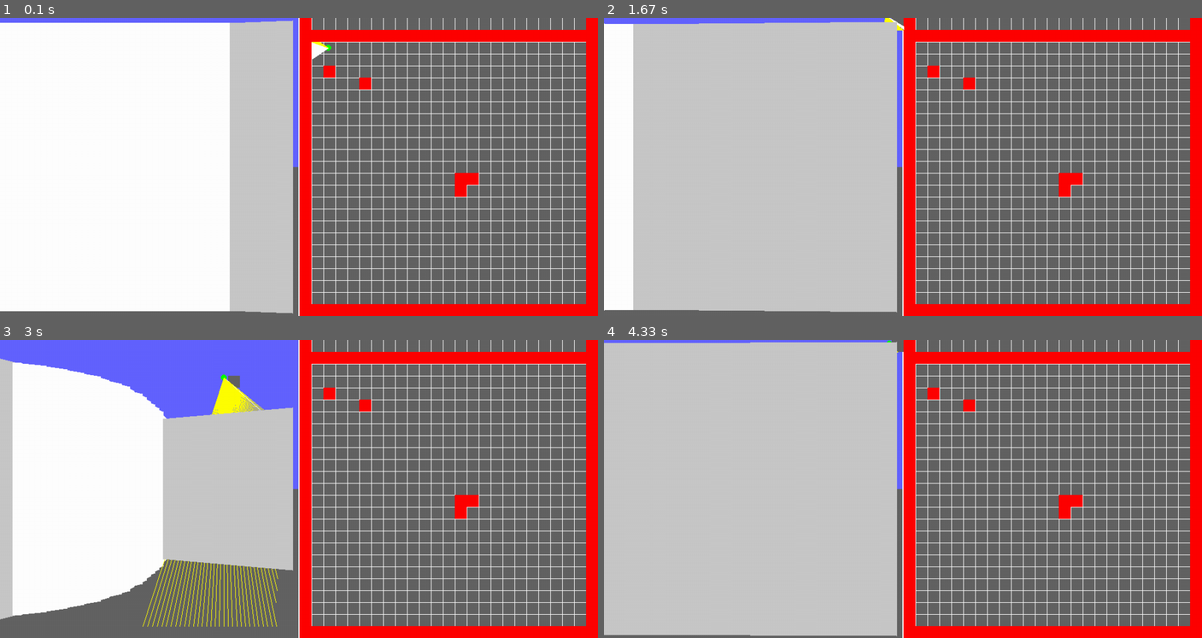
Above: before the commit, frames 1-4 (two rows, left to right).
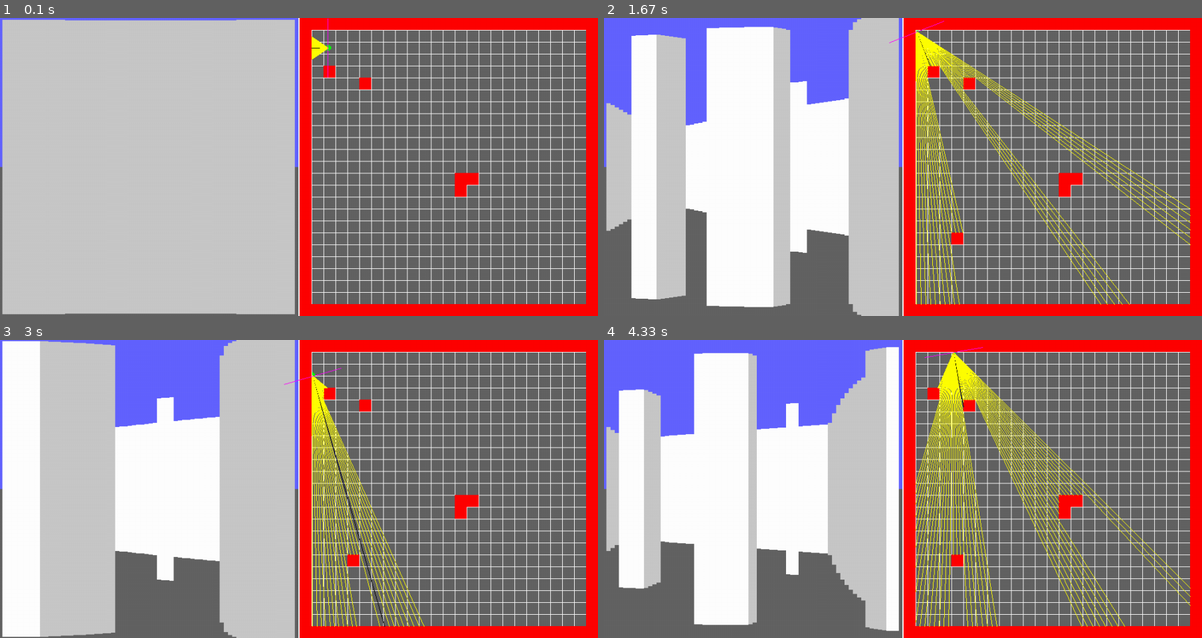
Above: after the commit, the same moments.

Repository: B8its/Pygame-Raycaster
Game: pygame game, started from main.py
The game is run twice, just before and just after one commit, with the same random seed, the same clock (stepped at 60 frames per second) and the same inputs.
Inputs (mouse positions are in pixels of both pictures, inside the frame that each line leads up to):
- Up to frame 1 (0.1 s): no input
- Up to frame 2 (1.67 s): hold Q 0.33-0.8 s; hold D 0.33-0.8 s; press the mouse at (759, 169) at 0.87 s; move the mouse to (861, 199) at 0.97 s; release the mouse at (962, 232) at 1.1 s; hold Q 1.17-1.63 s; hold D 1.17-1.63 s; move the mouse to (717, 122) at 1.2 s
- Up to frame 3 (3 s): hold D 1.67-2.13 s; tap E at 1.82 s; hold W 2.17-2.47 s; hold D 2.5-2.97 s
- Up to frame 4 (4.33 s): hold A 3-3.53 s; tap E at 3.15 s; hold S 3.57-3.87 s; hold A 3.9-4.3 s

The runs differ from the first frame. In frame 1, 42% of the frame differs, in the area x 0-98%, y 0-100%; in frame 2, 41%; in frame 3, 36%; in frame 4, 47%, in the area x 0-99%, y 0-100%.

Commit message:
Update main.py
Removed the nice no fish eye raycaster because of object problems. It would be easier to completely rework the raycaster and fix it. 
Added basic basic collision, which has sticky collision. 
Will add enemies now.

Diff:
--- a/main.py
+++ b/main.py
@@ -22,10 +22,19 @@
         self.lvl1[14,13] = 1
     def addborder(self, lvl): #adds a border to the level, turning all the 0s on the outside to 1s.
         for i in range(0, 25):
-            lvl[i,1] = 1
+            lvl[i,0] = 1
             lvl[0,i] = 1
             lvl[24,i] = 1
             lvl[i,24] = 1
+    def drawlvl(self):
+        clicked = pygame.mouse.get_pressed()
+        mpos = [pygame.mouse.get_pos()[0], pygame.mouse.get_pos()[1]]
+        mpos[0] -= 502
+        gmpos = [int(mpos[0]/20), int(mpos[1]/20)]
+        if self.lvl1[gmpos[0], gmpos[1]] >= 1:
+            self.lvl1[gmpos[0], gmpos[1]] = 0
+        else:
+            self.lvl1[gmpos[0], gmpos[1]] = 1
 
 class plan: #Class for managing most of the 2d aspects.
 
@@ -93,66 +102,68 @@
         elif self.angle <= 0:
             self.angle = 360
 
-    def DirectionalMovement(self):
-        pygame.mouse.set_visible(False)
-        mousex = 0
-        pygame.mouse.set_pos((250,250))
-        mousex = pygame.mouse.get_pos()[0]-250
-        pygame.mouse.set_pos((250,250))
-        self.angle+=mousex/10
+    def DirectionalMovement(self, lvl):
+        # pygame.mouse.set_visible(False)
+        # mousex = 0
+        # pygame.mouse.set_pos((250,250))
+        # mousex = pygame.mouse.get_pos()[0]-250
+        # pygame.mouse.set_pos((250,250))
+        # self.angle+=mousex/10
         key = pygame.key.get_pressed()
         Hdist = 0
+        predist = [self.x-502, self.y]
         if key[pygame.K_w]:
             Hdist = 2
+
             if self.angle <= 180:
                 Xdist = math.cos(numpy.radians(self.angle-90))*Hdist
                 Ydist = math.sin(numpy.radians(self.angle-90))*Hdist
-                self.x+=Xdist
-                self.y+=Ydist
+                predist[0]+=Xdist
+                predist[1] +=Ydist
             elif self.angle > 180:
                 Xdist = math.cos(numpy.radians(self.angle-270))*Hdist
                 Ydist = math.sin(numpy.radians(self.angle-270))*Hdist
-                self.x-=Xdist
-                self.y-=Ydist
+                predist[0]-=Xdist
+                predist[1]-=Ydist
 
         if key[pygame.K_s]:
             Hdist = 2
             if self.angle <= 180:
                 Xdist = math.cos(numpy.radians(self.angle-90))*Hdist
                 Ydist = math.sin(numpy.radians(self.angle-90))*Hdist
-                self.x-=Xdist
-                self.y-=Ydist
+                predist[0]-=Xdist
+                predist[1]-=Ydist
             elif self.angle > 180:
                 Xdist = math.cos(numpy.radians(self.angle-270))*Hdist
                 Ydist = math.sin(numpy.radians(self.angle-270))*Hdist
-                self.x+=Xdist
-                self.y+=Ydist
+                predist[0]+=Xdist
+                predist[1]+=Ydist
 
         if key[pygame.K_d]:
             Hdist = 2
             if self.angle <= 180:
                 Xdist = math.cos(numpy.radians(self.angle))*Hdist
                 Ydist = math.sin(numpy.radians(self.angle))*Hdist
-                self.x+=Xdist
-                self.y+=Ydist
+                predist[0]+=Xdist
+                predist[1]+=Ydist
             elif self.angle > 180:
                 Xdist = math.cos(numpy.radians(self.angle-180))*Hdist
                 Ydist = math.sin(numpy.radians(self.angle-180))*Hdist
-                self.x-=Xdist
-                self.y-=Ydist
+                predist[0]-=Xdist
+                predist[1]-=Ydist
 
         if key[pygame.K_a]:
             Hdist = 2
             if self.angle <= 180:
                 Xdist = math.cos(numpy.radians(self.angle))*Hdist
                 Ydist = math.sin(numpy.radians(self.angle))*Hdist
-                self.x-=Xdist
-                self.y-=Ydist
+                predist[0]-=Xdist
+                predist[1]-=Ydist
             elif self.angle > 180:
                 Xdist = math.cos(numpy.radians(self.angle-180))*Hdist
                 Ydist = math.sin(numpy.radians(self.angle-180))*Hdist
-                self.x+=Xdist
-                self.y+=Ydist
+                predist[0]+=Xdist
+                predist[1]+=Ydist
 
         if key[pygame.K_e]:
             self.angle+=2
@@ -162,32 +173,31 @@
             self.angle = 0
         elif self.angle <= 0:
             self.angle = 360
-
-    def raycaster(self, lvl):
-        global screen
-        xtdist = 10000
-        ytdist = 10000
+        postdist = [int(predist[0]/20),int(predist[1]/20)]
+        if lvl[postdist[0], postdist[1]] == 0:
+            self.x = predist[0]+502
+            self.y = predist[1]
+
+    def raycast(self, lvl):
+        global screen
+
+        length = 500
+        xtdist = 1000000**2
+        ytdist = 1000000**2
         bdist = 10000000
         adist  = 10000000
         gposx = (self.x-502)/20
         gposy = (self.y)/20
-        tpast = 0
         gx = (self.x-502)-(int(gposx)*20)
         gy = (self.y) - (int(gposy)*20)
         width = int(500/self.fov)
         trueI = 0
         gpo = int(gposx)
         gpb = int(gposy)
-        gypoint = []
-        gxpoint = []
-        last = [[0,0], 0, 'n', []]
-        past = [[0,0],0,'n',[]]
-
-        px = [[0,0],0 ,'n']
-        py = [[0,0],0 ,'n']
         xpoint = 0
         ypoint = 0
         ang = 0
+        Hdist = 25
 
         for angle in range(int(self.angle-self.fov/2), int(self.angle+self.fov/2)) :
             gx = (self.x-502)-(int(gposx)*20)
@@ -217,13 +227,13 @@
                     ydist = (math.tan(numpy.radians(270-ang))*((i*20)+gx))
                     xpoint = [(((gpo)*20)+502)-(i*20), self.y+ydist]
 
-                    gxpoint = [int((xpoint[0]-502)/20), int(xpoint[1]/20)]
+                    gpoint = [int((xpoint[0]-502)/20), int(xpoint[1]/20)]
                     #pygame.draw.line(screen, (0,0,255), [(((gpo)*20)+502)-(i*20),self.y], point)
 
 
                     try:
                         #pygame.draw.line(screen, (0,255,0), [self.x, self.y], xpoint)
-                        if lvl[gxpoint[0]-1, gxpoint[1]] >0:
+                        if lvl[gpoint[0]-1, gpoint[1]] >0:
 
                             xtdist = math.sqrt((xdist)**2+(ydist)**2)
                             adist  = math.cos(numpy.radians(tang))*xtdist
@@ -246,14 +256,14 @@
                     ydist = math.tan(numpy.radians(90-ang))*((i*20)+gx)
                     xpoint = [f*20+502, self.y-ydist]
 
-                    gxpoint = [int((xpoint[0]-502)/20), int(xpoint[1]/20)]
+                    gpoint = [int((xpoint[0]-502)/20), int(xpoint[1]/20)]
 
                     #pygame.draw.line(screen, (0,0,255), [f*20+502,self.y], point)
 
 
                     try:
                         #pygame.draw.line(screen, (0,255,0), [self.x, self.y], xpoint)
-                        if lvl[gxpoint[0], gxpoint[1]] >0:
+                        if lvl[gpoint[0], gpoint[1]] >0:
 
                             xtdist = math.sqrt((xdist)**2+(ydist)**2)
                             adist = math.cos(numpy.radians(tang))*xtdist
@@ -277,13 +287,13 @@
                     ydist = (gy+i*20)
                     ypoint = [self.x+xdist, self.y-ydist]
 
-                    gypoint = [int((ypoint[0]-502)/20), int(ypoint[1]/20)]
+                    gpoint = [int((ypoint[0]-502)/20), int(ypoint[1]/20)]
 
 
 
                     try:
                         #pygame.draw.line(screen, (255,255,0), [self.x, self.y], ypoint)
-                        if lvl[gypoint[0], gypoint[1]-1] >0:
+                        if lvl[gpoint[0], gpoint[1]-1] >0:
                             ytdist  = math.sqrt((xdist)**2+(ydist)**2)
                             bdist = math.cos(numpy.radians(tang))*ytdist
 
@@ -306,12 +316,12 @@
 
                     ypoint = [self.x-xdist, f*20]
 
-                    gypoint = [int((ypoint[0]-502)/20), int(ypoint[1]/20)]
+                    gpoint = [int((ypoint[0]-502)/20), int(ypoint[1]/20)]
 
 
                     try:
                         #pygame.draw.line(screen, (255,255,0), [self.x, self.y], ypoint)
-                        if lvl[gypoint[0], gypoint[1]] >0:
+                        if lvl[gpoint[0], gpoint[1]] >0:
                             ytdist = math.sqrt((xdist)**2+(ydist)**2)
 
                             bdist = math.cos(numpy.radians(tang))*ytdist
@@ -321,113 +331,64 @@
                         pass
 
 
-
-            px = [[trueI+1, 500-(adist/800*500)], xtdist, 'x', gxpoint]
-            py = [[trueI+1, 500-(bdist/800*500)], ytdist, 'y', gypoint]
-            tpast = past
-            if ang !=0 and ang != 360:
-                #print('a')
-                if (px[1] > py[1] and xtdist > ytdist)== True:
-                    pygame.draw.line(screen, (255,255,0), [self.x, self.y], ypoint)
-                    #print("a")
-                    if last[1] == 0:
-
-                        past = py
-                        last =[[trueI, 500-(bdist/800*500)], ytdist, 'y', gypoint]
-
-                    if last[2] == 'y' and  past[2] == 'y' and  gypoint[1] == last[3][1]:
-
-                        past = py
-
-
+            try:
+                if ang != 0 or ang!=360:
+                    if xtdist > ytdist:
+                        length = 500-((bdist-dist)/750*500)
+                        pygame.draw.line(screen, (255,255,255), (int(width*trueI+width), int(250-length/2)), (int(width*trueI+width), int(250+length/2)), width = int(width))
+                        #print("y")
+                        if ang == self.angle:
+                            pygame.draw.line(screen, (0,0,0), [self.x, self.y], ypoint)
+
+                        else:
+                            pygame.draw.line(screen, (255,255,0), [self.x, self.y], ypoint)
                     else:
-                        try:
-                            if abs(last[3][0]-gypoint[0])<=1 and (lvl[gypoint[0], gypoint[1]-1] >= 1 or lvl[gypoint[0], gypoint[1]+1]>=1):
-                                pygame.draw.polygon(screen, (255,255,255), (
-                                    (last[0][0]*width, 250+last[0][1]/2),
-                                    (last[0][0]*width, 250-last[0][1]/2),
-                                    (py[0][0]*width, 250-py[0][1]/2),
-                                    (py[0][0]*width, 250+py[0][1]/2)
-                                ))
-                            else:
-                                pygame.draw.polygon(screen, (255,255,255), (
-                                    (last[0][0]*width, 250+last[0][1]/2),
-                                    (last[0][0]*width, 250-last[0][1]/2),
-                                    (past[0][0]*width, 250-past[0][1]/2),
-                                    (past[0][0]*width, 250+past[0][1]/2)
-                                ))
-                        except:
-
-                                pygame.draw.polygon(screen, (255,255,255), (
-                                    (last[0][0]*width, 250+last[0][1]/2),
-                                    (last[0][0]*width, 250-last[0][1]/2),
-                                    (past[0][0]*width, 250-past[0][1]/2),
-                                    (past[0][0]*width, 250+past[0][1]/2)
-                                ))
-                        last = [[trueI, 500-(bdist/800*500)], ytdist, 'y', gypoint]
-                        past = py
-                else:
-
-                    pygame.draw.line(screen, (255,255,255), [self.x, self.y], xpoint)
-                    #print("b'")
-                    if last[2] == 'n' or last[1] == 10001:
-
-                        past = px
-                        last = [[trueI, 500-(adist/800*500)], xtdist, 'x', gxpoint]
-                    if last[2] == 'x' and past[2] == 'x' and gxpoint[0] == last[3][0]:
-
-                        past = px
-
-                    else:
-                        #print("c")
-                        try:
-
-                            if abs(last[3][1]-gxpoint[1])<=1 and (lvl[gxpoint[0]-1, gxpoint[1]] >= 1 or lvl[gxpoint[0]+1, gxpoint[1]]>=1):
-                                pygame.draw.polygon(screen, (200,200,200), (
-                                    (last[0][0]*width, 250+last[0][1]/2),
-                                    (last[0][0]*width, 250-last[0][1]/2),
-                                    (px[0][0]*width, 250-px[0][1]/2),
-                                    (px[0][0]*width, 250+px[0][1]/2)
-                                ))
-                            else:
-                                pygame.draw.polygon(screen, (200,200,200), (
-                                    (last[0][0]*width, 250+last[0][1]/2),
-                                    (last[0][0]*width, 250-last[0][1]/2),
-                                    (past[0][0]*width, 250-past[0][1]/2),
-                                    (past[0][0]*width, 250+past[0][1]/2)
-                                ))
-                        except:
-                                pygame.draw.polygon(screen, (200,200,200), (
-                                    (last[0][0]*width, 250+last[0][1]/2),
-                                    (last[0][0]*width, 250-last[0][1]/2),
-                                    (past[0][0]*width, 250-past[0][1]/2),
-                                    (past[0][0]*width, 250+past[0][1]/2)
-                                ))
-
-                        past = px
-                        last =   [[trueI, 500-(adist/800*500)], xtdist, 'x', gxpoint]
-                   # print(last, past, xtdist, ytdist)
-                    # print(px,py, self.angle)
-
-
+                        length = 500-((adist-dist)/750*500)
+                        #print("n")
+                        pygame.draw.line(screen, (200,200,200), (int(width*trueI+width), int(250-length/2)), (int(width*trueI+width), int(250+length/2)), width = int(width))
+                        if ang == self.angle:
+                            pygame.draw.line(screen, (0,0,0), [self.x, self.y], xpoint)
+
+                        else:
+                            pygame.draw.line(screen, (255,255,0), [self.x,self.y], xpoint)
+            except:
+                pass
             trueI+=1
-        print(past, tpast, xtdist, ytdist)
-        if last[2] == 'y':
-
-            pygame.draw.polygon(screen, (200,200,200), (
-                (last[0][0]*width, 250+last[0][1]/2),
-                (last[0][0]*width, 250-last[0][1]/2),
-                (past[0][0]*width, 250-past[0][1]/2),
-                (past[0][0]*width, 250+past[0][1]/2)
-            ))
-        else:
-
-            pygame.draw.polygon(screen, (255,255,255), (
-                (last[0][0]*width, 250+last[0][1]/2),
-                (last[0][0]*width, 250-last[0][1]/2),
-                (past[0][0]*width, 250-past[0][1]/2),
-                (past[0][0]*width, 250+past[0][1]/2)
-            ))
+        Odist1 = 100
+        Odist2 = 100
+
+        BXvalue = math.cos(numpy.radians(self.angle))*int(((Odist1-1)/2))
+        BYvalue = math.sin(numpy.radians(self.angle))*int(((Odist2-1)/2))
+        if self.angle <=180:
+            Offsetx = math.cos(numpy.radians(self.angle-90))
+            Offsety = math.sin(numpy.radians(self.angle-90))
+            x = self.x+Offsetx
+            y = self.y+Offsety
+        elif self.angle >180:
+            Offsetx = math.cos(numpy.radians(self.angle-270))
+            Offsety = math.sin(numpy.radians(self.angle-270))
+            x = self.x-Offsetx
+            y = self.y-Offsety
+        pygame.draw.line(screen, (255,0,255), (x-BXvalue, y-BYvalue), (x+BXvalue, y+BYvalue))
+        #print(xtdist, xpoint, ytdist, ypoint, ydist)
+        #print(self.angle)
+    def drawOpLine(self):
+        global screen
+        Hdist = 25
+
+        BXvalue = math.cos(numpy.radians(self.angle))*int(((Hdist-1)/2))
+        BYvalue = math.sin(numpy.radians(self.angle))*int(((Hdist-1)/2))
+        if self.angle <=180:
+            Offsetx = math.cos(numpy.radians(self.angle-90))*15
+            Offsety = math.sin(numpy.radians(self.angle-90))*15
+            x = self.x+Offsetx
+            y = self.y+Offsety
+        elif self.angle >180:
+            Offsetx = math.cos(numpy.radians(self.angle-270))*15
+            Offsety = math.sin(numpy.radians(self.angle-270))*15
+            x = self.x-Offsetx
+            y = self.y-Offsety
+        pygame.draw.line(screen, (255,0,255), (x-BXvalue, y-BYvalue), (x+BXvalue, y+BYvalue))
 
     def drawGridin(self, lvl): #highlights which grid the player is in.
         global screen
@@ -453,19 +414,22 @@
         for event in pygame.event.get():
             if event.type == pygame.QUIT:
                 playing = False
-
+            if event.type == pygame.MOUSEBUTTONUP:
+
+                levels.drawlvl()
         #player.DirectionalMovement()
         screen.fill((100,100,100))
         pygame.draw.rect(screen, (100,100,255), (0,0,500,250))
         pygame.draw.line(screen, (255,255,255), (501, 0), (501,500), width=3)
+
         player.drawGridin(levels.lvl1)
         player.drawGridPlayer()
         plane.drawgrid()
-        player.DirectionalMovement()
+        player.DirectionalMovement(levels.lvl1)
         plane.drawblock(levels.lvl1)
         #player.raycast(levels.lvl1)
-        player.raycaster(levels.lvl1)
-
+        player.raycast(levels.lvl1)
+        #player.drawOpLine()
         pygame.display.update()
         pygame.display.flip()
         #player.angle+=1
